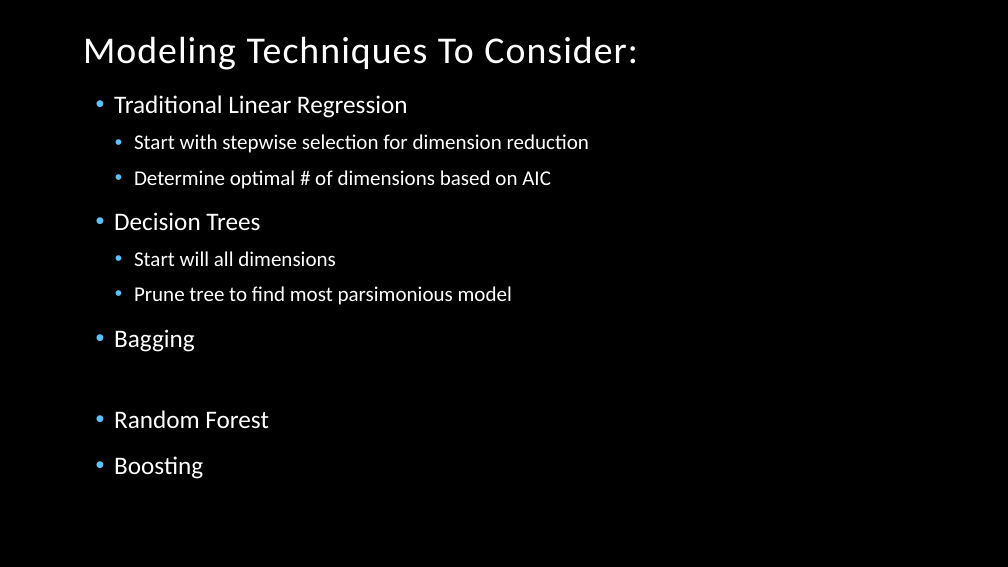
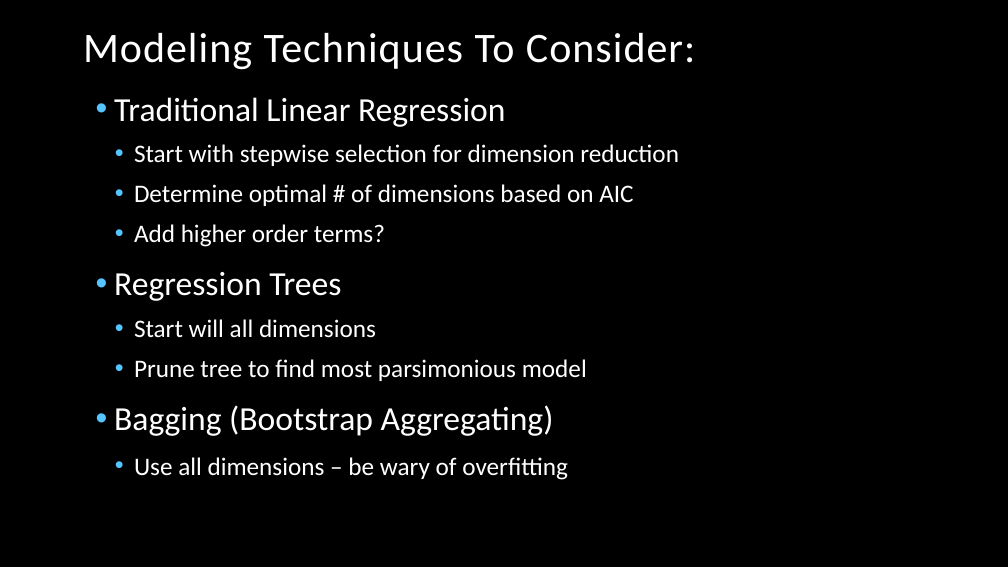
Before and after one commit to Nashavi/Rossman-Sales-Predition, a slide deck: slide 15 of Rossman Project.pptx. Drawn at 1008x567 pixels with LibreOffice and Linux fonts; fonts in the diff are those of the drawing; background and template pictures are left out. Boxes give left, top, right and bottom in pixels: in the first picture for what was removed or moved away, otherwise in the second. Text is boxed around its words. In the diff, an @@ line names an element or a change of style, - is before the commit and + after.

```diff
--- a/Rossman Project.pptx
+++ b/Rossman Project.pptx
@@ title "Modeling Techniques To Consider:" at box(83, 33, 695, 70): size 36 to 40 pt @@
@@ text at box(114, 97, 679, 381): size 24 to 32 pt in "Traditional Linear Regression"; size 20 to 24 pt in "Start with stepwise selection for dimension reduction", "Determine optimal # of dimensions based on ...", "Start will all dimensions", "Prune tree to find most parsimonious model" @@
@@ text at box(114, 224, 385, 301): text changed @@
-• Decision Trees
+  • Add higher order terms?
+• Regression Trees
@@ text at box(114, 405, 568, 480): text changed @@
-• Bagging
-• Random Forest
-• Boosting
+• Bagging (Bootstrap Aggregating)
+  • Use all dimensions – be wary of overfitting
```
Also in this commit, not shown: 3 other slides changed, 2 slides added, 1 slide removed.
